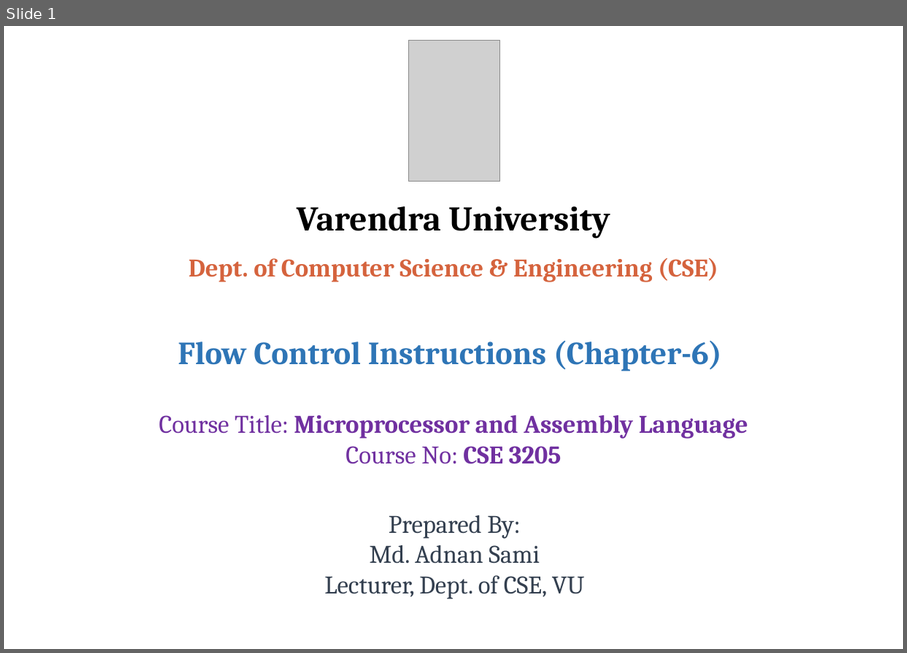
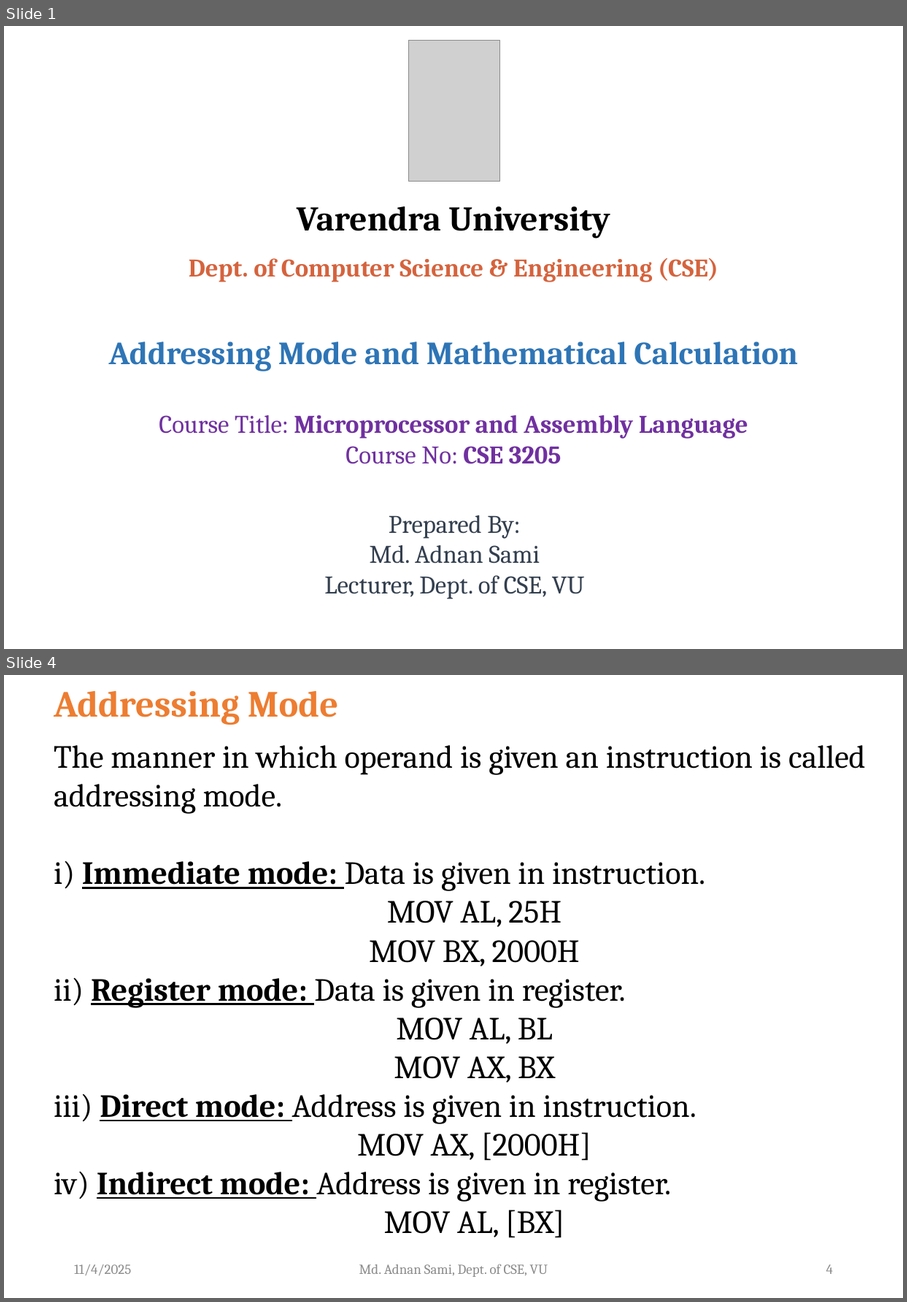
Before and after one commit to atif721/Varendra-University, a slide deck: 06 Sixth Semester/CSE 3205 Microprocessor and Assembly Language/Final/PPTX files/Lecture-8 (Microprocessor and Assembly Language).pptx. Shown one above the other, each under a label of ours: slide 1 before the commit, slides 1 and 4 after it; the slides between them are not shown. The pictures are 907x653 and 907x1302 pixels, drawn with LibreOffice and Linux fonts; fonts in the diff are those of the drawing; grey boxes stand for pictures; background and template pictures are left out. Boxes give left, top, right and bottom in pixels: in the first picture for what was removed or moved away, otherwise in the second. Text is boxed around its words. In the diff, an @@ line names an element or a change of style, - is before the commit and + after.

```diff
--- a/06 Sixth Semester/CSE 3205 Microprocessor and Assembly Language/Final/PPTX files/Lecture-8 (Microprocessor and Assembly Language).pptx
+++ b/06 Sixth Semester/CSE 3205 Microprocessor and Assembly Language/Final/PPTX files/Lecture-8 (Microprocessor and Assembly Language).pptx
@@ slide 4 added at [4, 675, 903, 1298], background #FFFFFF @@
@@ text added at [54, 691, 338, 725], 32 pt, text #ED7D31, bold @@
+Addressing Mode
@@ text added at [54, 745, 866, 1238], 28 pt, text #000000 @@
+  The manner in which operand is given an instruction is called addressing mode.
+  i) Immediate mode: Data is given in instruction.
+  MOV AL, 25H
+  MOV BX, 2000H
+  ii) Register mode: Data is given in register.
+  MOV AL, BL
+  MOV AX, BX
+  iii) Direct mode: Address is given in instruction.
+  MOV AX, [2000H]
+  iv) Indirect mode: Address is given in register.
+  MOV AL, [BX]
@@ text added at [74, 1264, 131, 1275], 12 pt, text #8C8C8C @@
+11/4/2025
@@ text added at [360, 1263, 548, 1277], 12 pt, text #8C8C8C @@
+Md. Adnan Sami, Dept. of CSE, VU
@@ page number added at [827, 1264, 833, 1274], 12 pt, text #8C8C8C @@
+4
@@ slide 1 changed as well @@
@@ text at [109, 341, 798, 371]: text changed @@
-Flow Control Instructions (Chapter-6)
+Addressing Mode and Mathematical Calculation
```
Also in this commit, not shown: 6 other slides changed, 26 other slides added, 21 slides removed.
